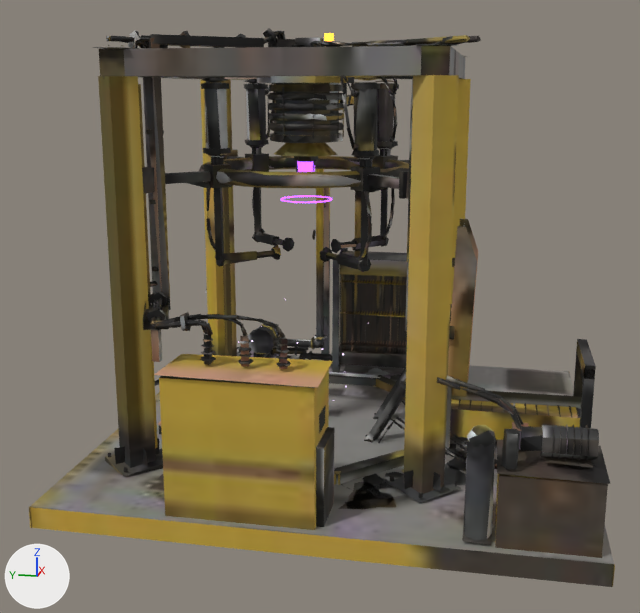
Before and after pictures for a commit that changed the glTF model jogo/assets/modelos/maquinas/extrator_cristal.glb.
One viewpoint serves both versions: a 50 mm camera at (-5.48, -0.88, 2.3) aimed at (-0.13, 0.19, 0.96). The lights are fixed; the arrows at lower left show +X, +Y and +Z. The older version comes first. Where no turn or scale is listed for an object, it has been applied to the vertices. Vertices at exactly the same position are counted once.

Objects in the first picture: 'extrator_cristal_corpo', 'extrator_cristal_m16', 'extrator_cristal_m21', 'extrator_cristal_m22', 'extrator_cristal_m24' and 7 more.
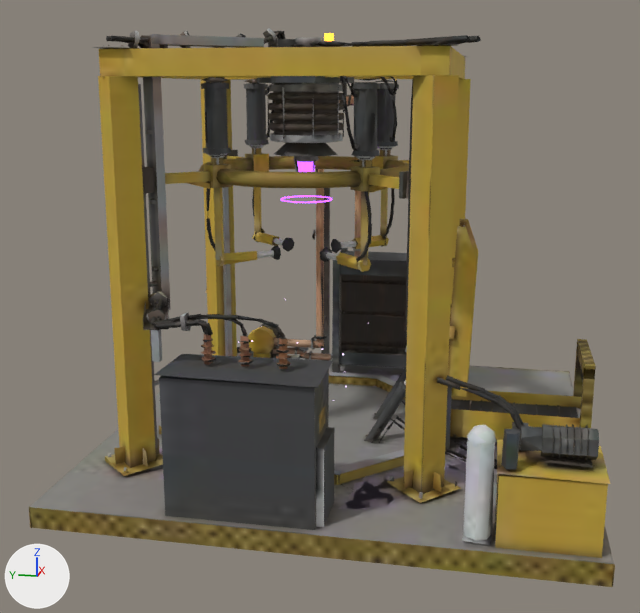
The change, as a diff of the scene's bpy script:
```diff
--- a/jogo/assets/modelos/maquinas/extrator_cristal.glb.py
+++ b/jogo/assets/modelos/maquinas/extrator_cristal.glb.py
@@ me_anel_estrutura @@
 me_anel_estrutura.from_pydata(...)  # 709 vertices, 1130 faces; spans x -0.81..0.81, y -0.81..0.81, z -0.54..0.11
 # used by ob_extrator_cristal_m16; location = (0.0, 0.3, 1.8)
+# me_anel_estrutura part 1: texture (UV) coordinates of 1130 of 1130 faces, centred in x -0.79..0.79, y -0.79..0.79, z -0.54..0.11, changed; they spanned u 0.0..0.99, v 0.0..1.0 and now span u 0.0..1.0, v 0.0..0.99
 me_anel_estrutura.materials.append(mat_extrator_cristal_tex)
@@ me_calha_chapa @@
 me_calha_chapa.from_pydata(...)  # 59 vertices, 74 faces; spans x -0.215..0.215, y -0.158..0.069, z -0.065..0.999
 # used by ob_extrator_cristal_m21; location = (0.0, -0.62, 0.5)
+# me_calha_chapa part 2: texture (UV) coordinates of 74 of 74 faces, centred in x -0.21..0.21, y -0.107..0.068, z -0.026..0.999, changed; they spanned u 0.0..0.96, v 0.0..0.97 and now span u 0.07..0.89, v 0.0..0.95
 me_calha_chapa.materials.append(mat_extrator_cristal_tex)
@@ me_laje @@
 me_laje.from_pydata(...)  # 5881 vertices, 7378 faces; spans x -1.5..1.5, y -1.5..1.51, z -0.02..2.64
 # used by ob_extrator_cristal_corpo; location = (0.0, 0.0, 0.0)
+# me_laje part 3: 16 vertices moved from x -1.3..0.38, y -0.01..1.25, z 0.0..1.14 to x -1.3..0.35, y 0.07..1.2, z 0.0..1.14; 16 vertices removed from x -1.27..0.26, y -0.5..0.66, z 0.01..1.13; 15 vertices added at x -1.27..0.26, y -0.5..0.66, z 0.01..1.11
+# me_laje part 4: 2 vertices moved within x -0.28, y 0.49, z 2.53; 8 vertices removed from x -0.82..0.39, y -0.5..1.14, z 1.9..2.56; 9 vertices added at x -0.83..0.41, y -0.5..1.14, z 1.9..2.56
+# me_laje part 5: 6959 kept faces spanning x -1.5..1.5, y -1.5..1.51, z -0.02..2.64 get new texture (UV) coordinates
 me_laje.materials.append(mat_extrator_cristal_tex)
@@ me_pc_camisa_malha @@
 me_pc_camisa_malha.from_pydata(...)  # 40 vertices, 64 faces; spans x -0.038..0.045, y -0.258..0.031, z -0.032..0.419
 # used by ob_extrator_cristal_m22; location = (-0.2, -0.15, 0.1)
+# me_pc_camisa_malha part 6: texture (UV) coordinates of 64 of 64 faces, centred in x -0.036..0.045, y -0.254..0.027, z -0.028..0.416, changed; they spanned u 0.02..0.99, v 0.04..0.99 and now span u 0.05..0.99, v 0.0..0.99
 me_pc_camisa_malha.materials.append(mat_extrator_cristal_tex)
@@ me_pc_camisa_malha_001 @@
 me_pc_camisa_malha_001.from_pydata(...)  # 40 vertices, 64 faces; spans x -0.038..0.045, y -0.258..0.031, z -0.032..0.419
 # used by ob_extrator_cristal_m24; location = (0.2, -0.15, 0.1)
+# me_pc_camisa_malha_001 part 7: texture (UV) coordinates of 64 of 64 faces, centred in x -0.036..0.045, y -0.254..0.027, z -0.028..0.416, changed; they spanned u 0.03..0.99, v 0.09..0.99 and now span u 0.06..0.99, v 0.03..0.99
 me_pc_camisa_malha_001.materials.append(mat_extrator_cristal_tex)
```

Boxes (x1, y1, x2, y2) around the edits, measured in the pictures (640 x 613 px; the box of a moved part takes in the faces that stretch with it):
part 1 of me_anel_estrutura, surface changed (black to yellow)
    both: (148, 148, 409, 272)
part 2 of me_calha_chapa, surface changed
    both: (448, 219, 478, 397)
part 3 of me_laje, moved or reshaped (mostly hidden)
    both: (143, 304, 251, 351)
part 4 of me_laje, moved or reshaped
    before: (130, 41, 395, 142)
    after: (122, 41, 395, 142)
part 5 of me_laje, surface changed
    both: (29, 28, 615, 587)
part 6 of me_pc_camisa_malha, surface changed
    both: (366, 381, 406, 440)
part 7 of me_pc_camisa_malha_001, surface changed
    both: (374, 367, 406, 418)
